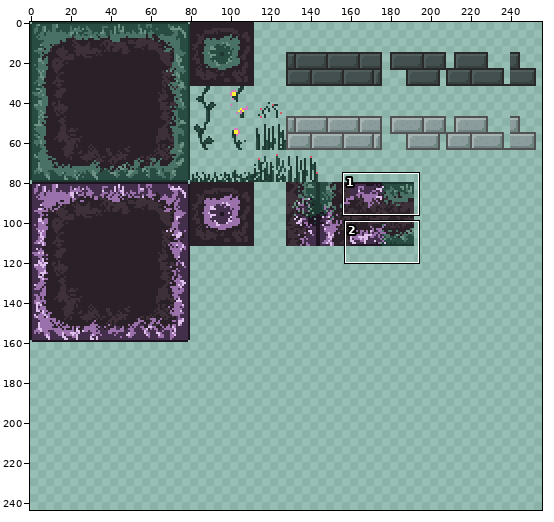
Two versions of one pixel-art file, assets/aseprite/slugmap.aseprite. Above, an overview of the earlier version with the close-up marked.
Close-up. The starting point:
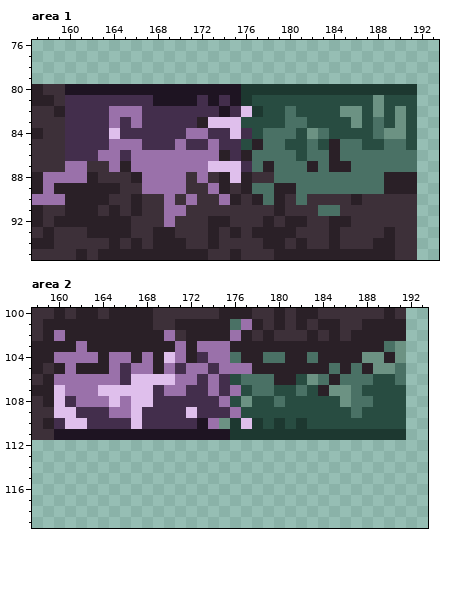
256x256 pixels, 1 frame. Colours within 5 levels of each other are drawn and written as one. Shown: area 1: x 157..193, y 76..95; area 2: x 158..193, y 100..119. The wide view leaves out empty margins. The commit also changed other parts of the picture, which this record leaves out.
After:
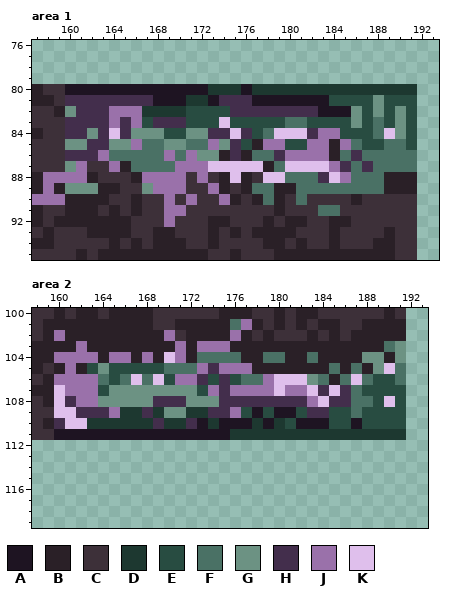
Palette (. is transparent): A #1e1422  B #2a2027  C #3d3039  D #1d3830  E #284c41  F #4a7165  G #6c9283  H #432e4c  J #9a71aa  K #dfbfec
Changes in this commit:
--- area 1
@@ x 157..193 @@
 79 .....................................
-80 BCCAAAAAAAAAAAAAAAADDDDDDDDDDDDDDDD..
-81 BBCHHHHHHHHAAAAHAHADEEEEEEEEEEEGEEE..
-82 CCBHHHHJJJHHHHHHHAHKDEEFEEEEGGEGEGE..
-83 CCCHHHHJHJHHHHHBKKKEEEEFFEEEEGEFEGE..
-84 BCCHHHHKHHHHHHJJHHKHEFFFEGFEEEEFGGE..
-85 CCCHHHHJJJHHHJHHJHHEBFFEEFEBFFEEFFE..
-86 CCCHHHJJHJJJJJJJJBHBFFFFEFFBFFFFFFF..
-87 CCCJJCCJBJJJJJJJKKKHFBFFFBFBBFFFFFF..
-88 BJJJJBCCCBJJJJCJCBKBCCFFFFFFFFFFBBB..
-89 BJBBBBBBCCJJJJCCJBCBFFBBFFFFFFFFBBB..
+80 BCCAAAAAAAAAAAAADDDADDDDDDDDDDDDDDD..
+81 BBCHHHHHHHHAAADDAHHHAAAAAAAEEEEGEEE..
+82 CCBGHHHJJJDDDDEEEEHHHHHHHHAAAGEGEGE..
+83 CCCHHHHJHJEHHHEEEKEEEEEFFEEEEGEFEGE..
+84 BCCHHGHKHGGGEEGGHHKHEFKKKHJJEEEFKGE..
+85 CCCGGHHGGJFFGGFFJGHEBJJEEJJBJFEEFFE..
+86 CCCHHHJFFFFFJFJGGBHBFFHJJJJBFHFFFFF..
+87 CCCGJCCJBFFFFJJJKKKKKBFKKKKJHFHFFFF..
+88 BJJJJBCCCBJJJJCJCBKBCKKFFFHKJFFFBBB..
+89 BJBGGGBBCCGJJJCCJBCBFFBBFFFFFFFFBBB..
 90 JJJBBBBCCBCCJCJCCJBCBFBCFCCCCBCCCCC..
--- area 2
@@ x 158..193 @@
 103 BBBBJBBBBBBBBJBJJJBBBBBBBBBBBBBBFG..
-104 BBJJJJBJJBJBKJBHJJFBBFFBBFBBBBGGBG..
-105 BCBJBBBJHJJBJHJJHJJJBBBBBBBFBFBGGF..
-106 CBJJJJJJHKKKKJJHJHEFFFBBEGFBFFFEEF..
-107 BBKJJJKKKKKHJJHHJHJEFFEEFEBGGFEEEE..
-108 CBKHJJJKJKKHHHHHHJEGEEFEEEEEGFFEEE..
-109 CCKKHHHJJKHHHHKHHHJEEEEEEEEEEFEEEE..
-110 CBHKKHHHHKHHHHHAJGDKDEDEDEEEEEEEEE..
+104 BBJJJJBJJBJBKJBFFFFBBFFBBFBBBBGGBG..
+105 BCBJBEGEEEEEFFFJHJJJBBBBBBBFBFBGKF..
+106 CBJJJJFEFKFKEJJHEHEFFJKKKGFBFKFEEF..
+107 BBKJJJEGGGGGGGGEJHJJJJKJJKHKHFEEEE..
+108 CBKHJJGGGGGHHHGGGHHHHHHHHJKHHFFEKE..
+109 CCKKHHHJDDHDGGDDHHJEAEAAEHHEEFEEEE..
+110 CBHKKDDDDDDHDDHADAAADADEAAAEEAEEEE..
 111 CCAAAAAAAAAAAAAAAADDDDDDDDDDDDDDDD..
